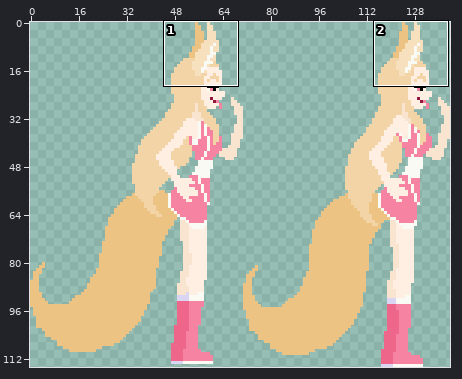
Edited in one commit: sprite sheet (assets/sprites/Fallacia.png). The first picture is a wide view before the edit; the outline marks the close-up.
Close-up. Earlier state:
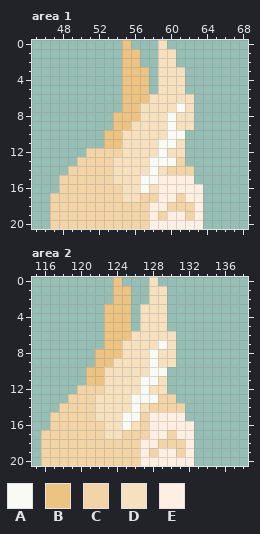
The file is 140x115 pixels. Shown: area 1: x 45..68, y 0..20; area 2: x 115..138, y 0..20. The commit also changed other parts of the picture, which this record leaves out.
Palette (. is transparent): A #f9faf4  B #ecc383  C #f2d4a6  D #f6e0be  E #ffefe3
Pixels before, area 1, first column x 47:
 0 ........B...D....
 1 ........BB..DD...
 2 ........BB..DD...
 3 ........BBB.DDD..
 4 ........BBB.DDD..
 5 ........BBB.DDD..
 6 ........BBBDDDDD.
 7 ........BBDDDDAD.
 8 .......BBBDDDADD.
 9 .......BBDDDDADD.
10 ......BBDDDDDAA..
11 ......BBDDDDAAD..
12 ....CCCCDDDDADD..
13 ...CCCCDDDDAAAC..
14 ..CCCCCDDDDADCCC.
15 .CCCCCCDDDAAEEEE.
16 .CCCCCCCDDADEEEEE
17 CCCCCCCCDDCCEECEE
18 CCCCCCCCCCCEECCCE
19 CCCCCCCCCCCECEECE
20 CCCCCCCCCCCEEEEEE
Pixels before, area 2, first column x 116:
 0 ........B...D....
 1 ........BB..DD...
 2 ........BB..DD...
 3 .......BBB.DDD...
 4 .......BBB.DDD...
 5 .......BBB.DDD...
 6 .......BBBDDDDD..
 7 .......BBDDDDAD..
 8 ......BBBDDDADD..
 9 ......BBDDDDADD..
10 .....BBDDDDDAA...
11 .....BBDDDDAAD...
12 ....CCCDDDDADD...
13 ...CCCDDDDAAACC..
14 ..CCCCDDDDADCCCC.
15 .CCCCCDDDAACEEEE.
16 .CCCCCCDDADCEEEEE
17 CCCCCCCDDCCCEECEE
18 CCCCCCCCCCCEECCCE
19 CCCCCCCCCCCECEECE
20 CCCCCCCCCCCEEEEEE
After:
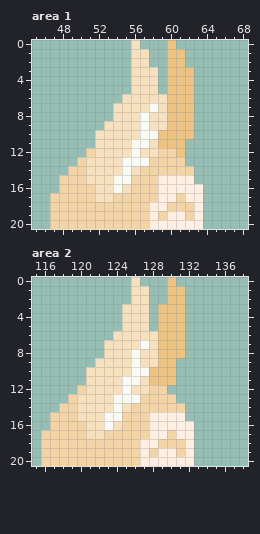
Changes in this commit:
Changed rows in their new state; - is an unchanged pixel.
Area 1:
first column x 51:
 0 ----.D--.B--
 1 ----.DD-.BB-
 2 ----.DD-.BB-
 3 ----.DDD.BBB
 4 ----.DDD.BBB
 5 ----.DDD.BBB
 6 ----DDD--BBB
 7 ---DDD-A-BBB
 8 ---DDDA--BBB
 9 --DDD-A--BBB
10 -DDD--AABBBB
11 -DDD-AA-BBB-
12 -DDD-A--CCB-
13 DDD-AAACCC--
14 DDD-A-CCC---
15 DDDAACCC----
16 -DDA-CCC----
17 -DD-CC------
Area 2:
first column x 120:
 0 ----.-D-.-B-
 1 ----..DD..BB
 2 ----..DD..BB
 3 ---..DD-.BBB
 4 ---..DD-.BBB
 5 ---..DD-.BBB
 6 ---.DD---BBB
 7 ---DD--A-BBB
 8 --.DD-A-DBBB
 9 --DD--A-DBB-
10 -DD---AABBB-
11 -DD--AADBBB-
12 -DD--A-DCC--
13 DD--AA-CC---
14 DD--A-CC----
15 DD-AACC-----
16 -DDA-CC-----
17 -DDCC-------
Where, in picture pixels (left, top, right, bottom), the same in both close-ups:
changed: (86, 40, 194, 202)
changed: (77, 277, 185, 439)
